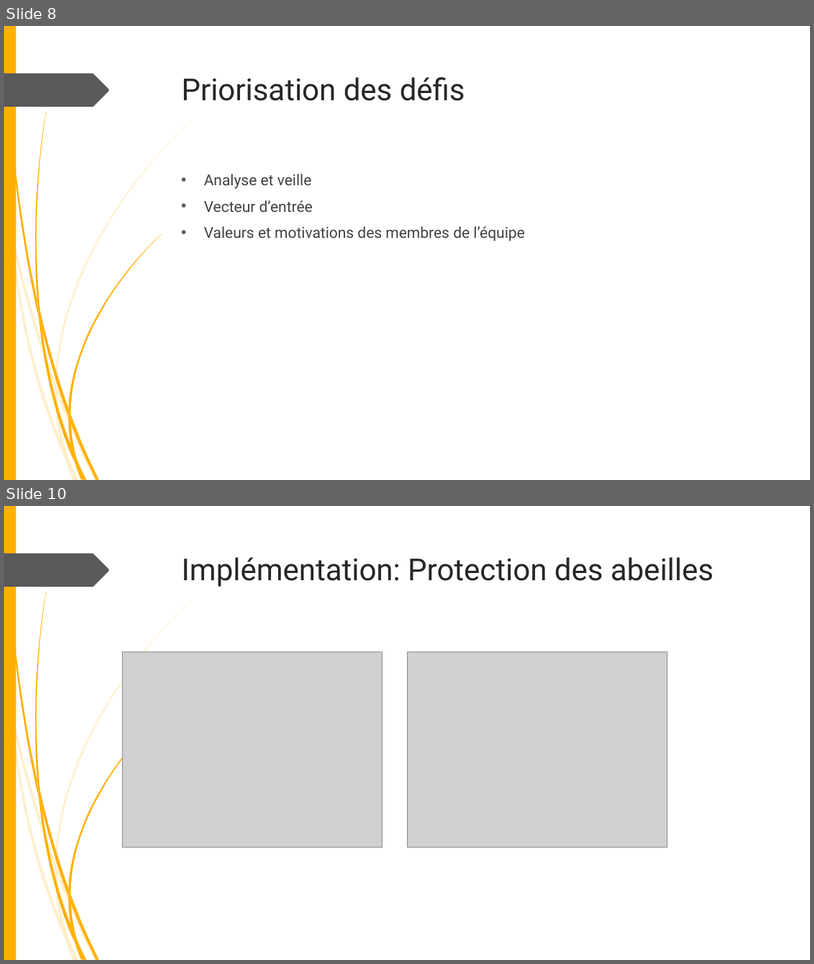
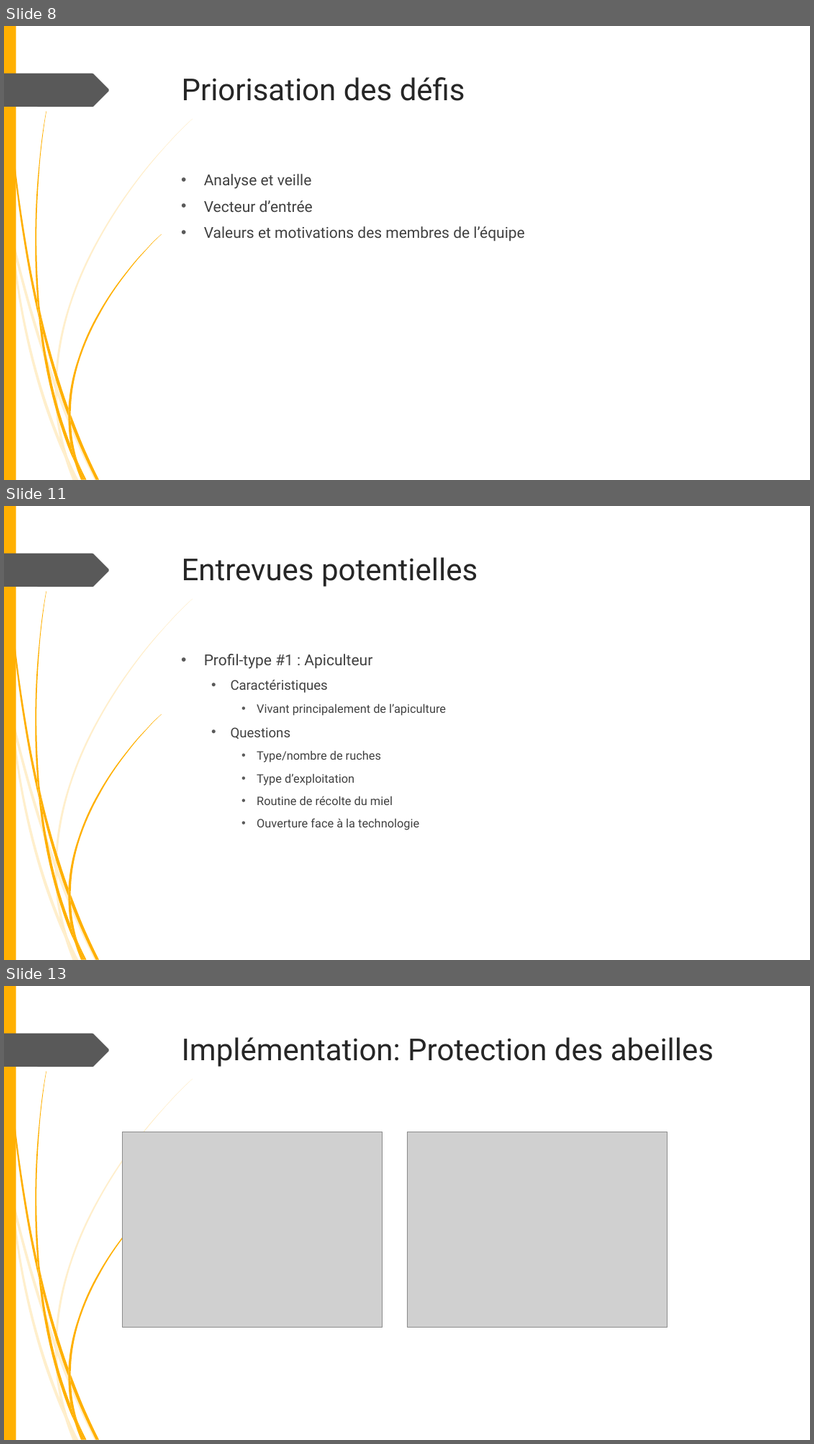
Before and after one commit to fisj2002/Projet_S6_Documentation, a slide deck: Présentation Éthique.pptx. Shown one above the other, each under a label of ours: slides 8 and 10 before the commit, slides 8, 11 and 13 after it; the slides between them are not shown. The pictures are 814x964 and 814x1444 pixels, drawn with LibreOffice and Linux fonts; fonts in the diff are those of the drawing; grey boxes stand for pictures; background and template pictures are left out. Boxes give left, top, right and bottom in pixels: in the first picture for what was removed or moved away, otherwise in the second. Text is boxed around its words. In the diff, an @@ line names an element or a change of style, - is before the commit and + after.

```diff
--- a/Présentation Éthique.pptx
+++ b/Présentation Éthique.pptx
@@ slide 11 added at (4, 506, 810, 960), background #FFFFFF; not listed: 24 template elements that a slide beside it also shows @@
@@ title added at (182, 557, 478, 587), 36 pt, text #262626 @@
+Entrevues potentielles
@@ text added at (204, 654, 446, 830), 14 pt, text #404040 @@
+• Profil-type #1 : Apiculteur
+  • Caractéristiques
+    • Vivant principalement de l’apiculture
+  • Questions
+    • Type/nombre de ruches
+    • Type d’exploitation
+    • Routine de récolte du miel
+    • Ouverture face à la technologie
@@ what was slide 10 is now slide 13 @@
```
Also in this commit, not shown: 1 slide changed, 2 other slides added.
